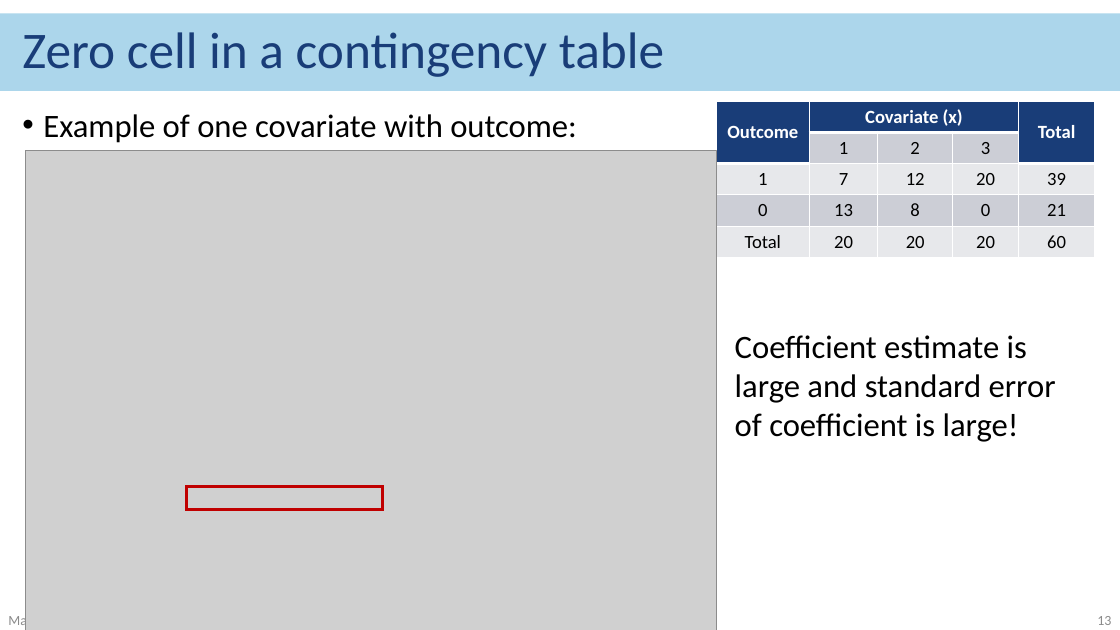
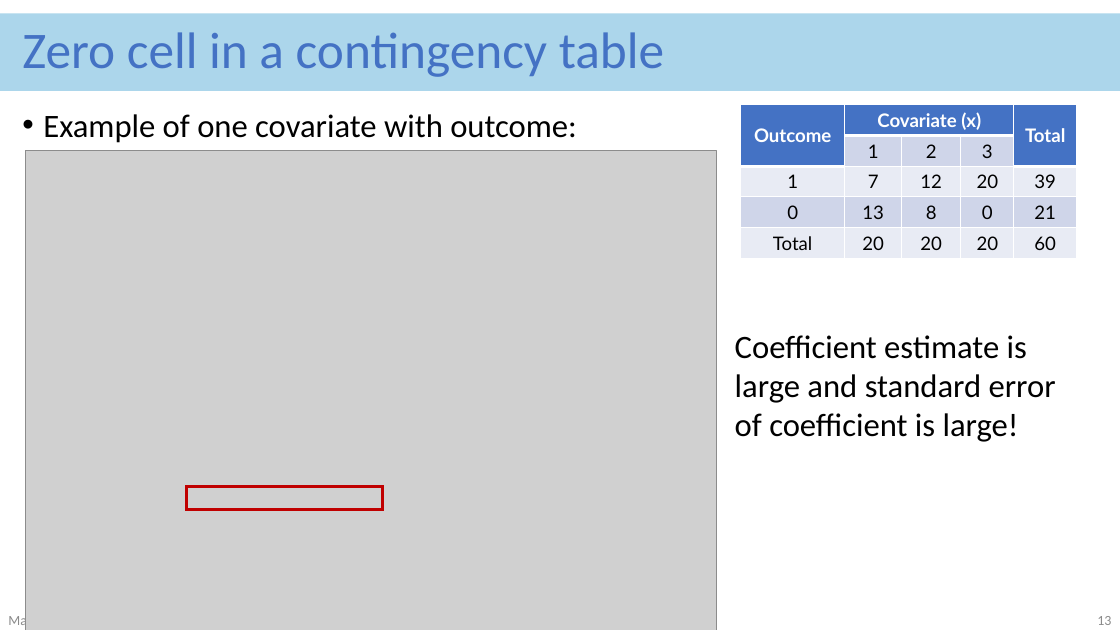
Before and after one commit to nwakim/S2024_BSTA_513, a slide deck: slide 13 of lectures/13_Numeric_Problems/old_work/Class_13_Numerical_Problems.pptx. Drawn at 1120x630 pixels with LibreOffice and Linux fonts; fonts in the diff are those of the drawing; grey boxes stand for pictures. Boxes give left, top, right and bottom in pixels: in the first picture for what was removed or moved away, otherwise in the second. Text is boxed around its words. In the diff, an @@ line names an element or a change of style, - is before the commit and + after.

```diff
--- a/lectures/13_Numeric_Problems/old_work/Class_13_Numerical_Problems.pptx
+++ b/lectures/13_Numeric_Problems/old_work/Class_13_Numerical_Problems.pptx
@@ title "Zero cell in a contingency ..." at (22, 32, 664, 77): text colour #193D78 to #4472C4 @@
@@ table at (741, 105, 1078, 259) @@
@@ fill #193D78 to #4472C4 in 3 cells @@
@@ fill #CCCED6 to #CFD5EA in 8 cells @@
@@ fill #E8E8EC to #E9EBF5 in 10 cells @@
@@ font Calibri to Lato @@
@@ table: place and size @@
-table at (717, 101, 1095, 255)
+table at (741, 105, 1078, 259)
```
Also in this commit, not shown: 44 other slides changed, 13 other files.
